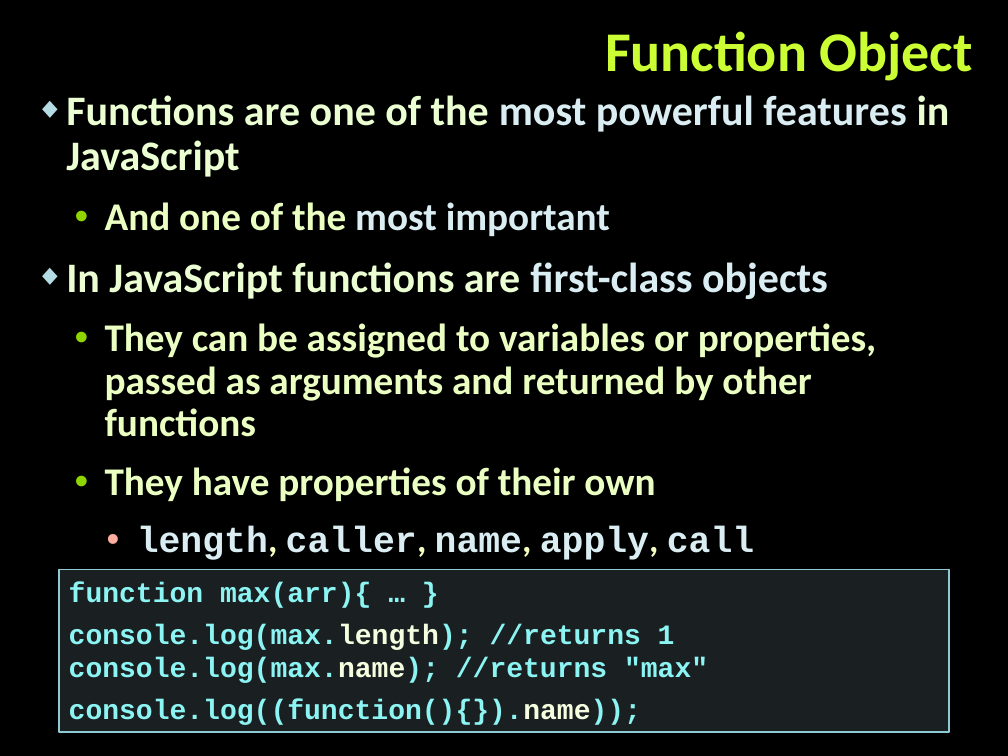
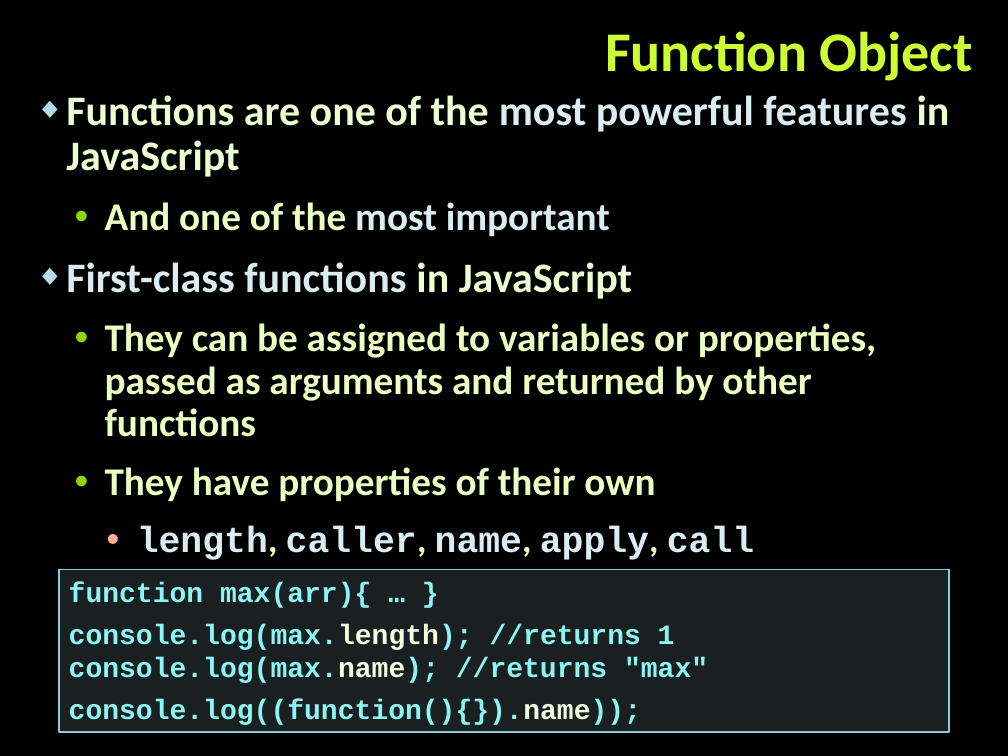
Before and after one commit to tddold/Telerik-Academy, a slide deck: slide 9 of Web Design &UI/4. JS OOP/Presentacions/Functions-and-function-expressions.pptx. Drawn at 1008x756 pixels with LibreOffice and Linux fonts; fonts in the diff are those of the drawing; background and template pictures are left out. Boxes give left, top, right and bottom in pixels: in the first picture for what was removed or moved away, otherwise in the second. Text is boxed around its words. In the diff, an @@ line names an element or a change of style, - is before the commit and + after.

```diff
--- a/Web Design &UI/4. JS OOP/Presentacions/Functions-and-function-expressions.pptx
+++ b/Web Design &UI/4. JS OOP/Presentacions/Functions-and-function-expressions.pptx
@@ text at bbox=[66, 262, 632, 299]: text changed; text colour #EBFFD2 to #DAEDF2 @@
-◆ In JavaScript functions are first-class objects
+◆ First-class functions in JavaScript
```
Also in this commit, not shown: 13 other slides changed, 3 slides added, 36 slides removed, 16 other files.
